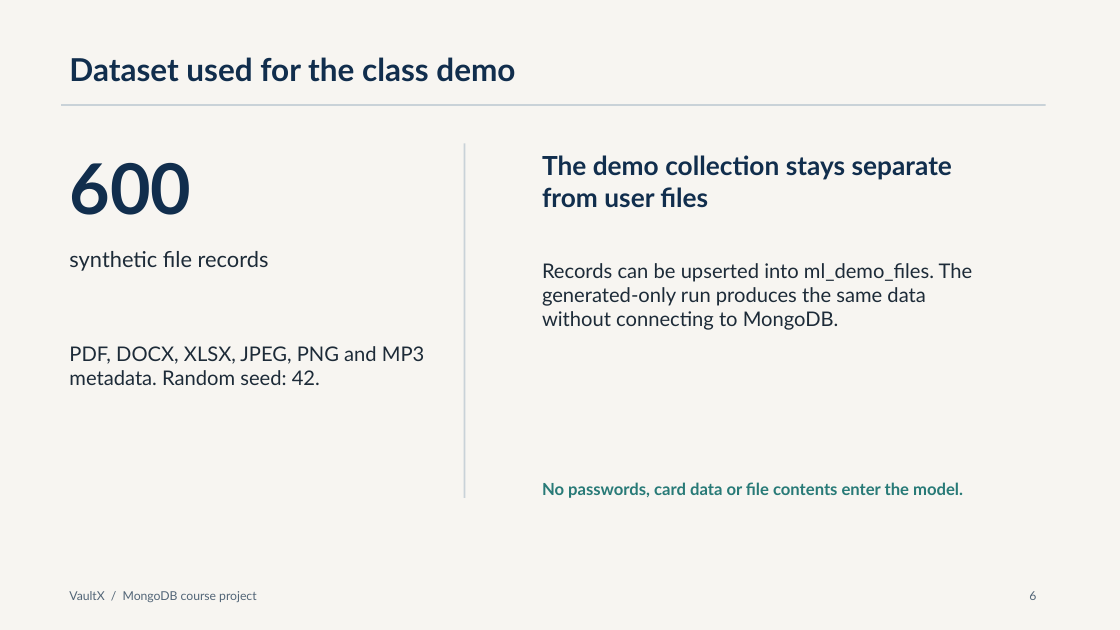
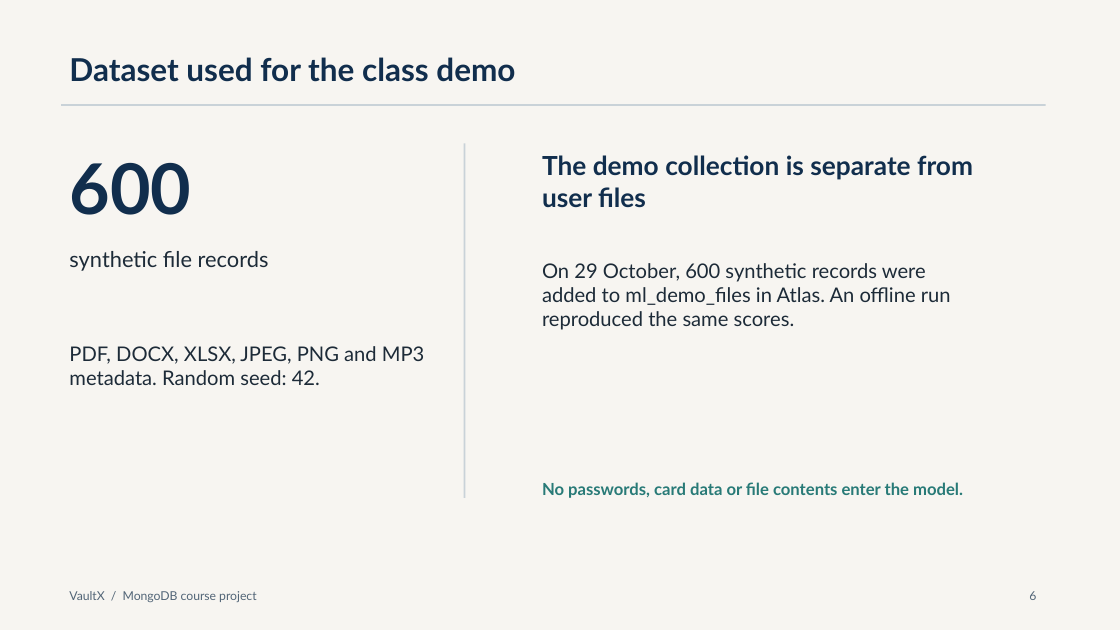
Before and after one commit to abimad123/Digital-Document-Vault, a slide deck: slide 6 of presentations/VaultX_MongoDB_Class_Presentation.pptx. Drawn at 1120x630 pixels with LibreOffice and Linux fonts; fonts in the diff are those of the drawing. Boxes give left, top, right and bottom in pixels: in the first picture for what was removed or moved away, otherwise in the second. Text is boxed around its words. In the diff, an @@ line names an element or a change of style, - is before the commit and + after.

Commit message:
Verify MongoDB demo workflow and align course report

```diff
--- a/presentations/VaultX_MongoDB_Class_Presentation.pptx
+++ b/presentations/VaultX_MongoDB_Class_Presentation.pptx
@@ text at [542,155,973,208]: text changed @@
-The demo collection stays separate from user files
+The demo collection is separate from user files
@@ text at [542,263,951,330]: text changed @@
-Records can be upserted into ml_demo_files. The generated-only run produces the same data without connecting to MongoDB.
+On 29 October, 600 synthetic records were added to ml_demo_files in Atlas. An offline run reproduced the same scores.
```
Also in this commit, not shown: 1 other slide changed, 5 other files.
